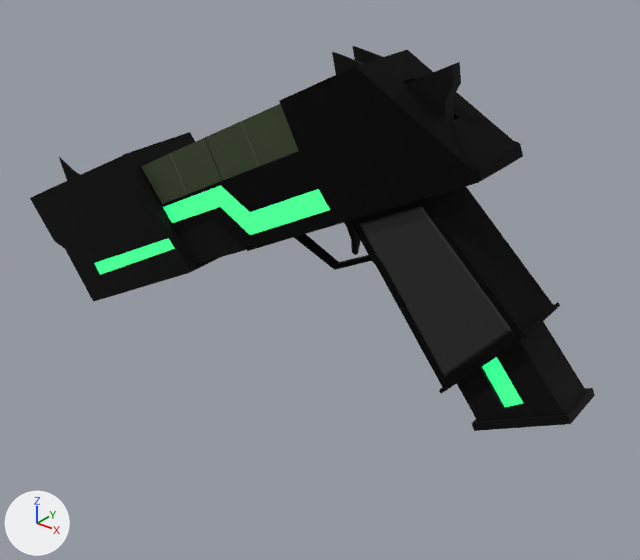
The glTF model project-source-coded/Arts/models/blaster.gltf: old version first, new version second.
The view is the same before and after, from a 50 mm lens placed at (0.218, -0.282, 0.212), pointed at (-0.009, 0.003, 0.035). Arrows for +X, +Y and +Z are at lower left; the lights stay in place. Where no turn or scale is listed for an object, it has been applied to the vertices. Vertices at the same position are counted once.

The first picture shows 'polySurface9_blinn1_0', 'polySurface9_blinn2_0', 'polySurface9_blinn3_0', 'polySurface9_phong1_0', 'polySurface9_phong2_0'.
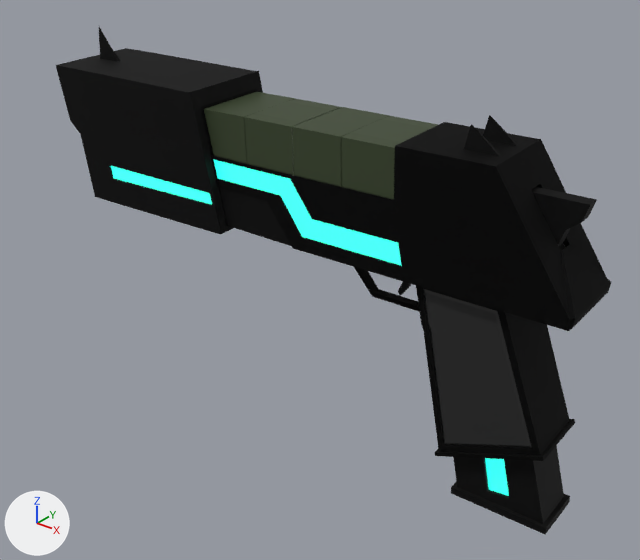
Where the newer file only moved an object's origin or applied its transform, the numbers keep the older frame.

Pixel boxes [x1, y1, x2, y2] of what changed, in the pictures (640 x 560 px):
'polySurface9_blinn1_0', mesh turned: before [138, 46, 560, 394]; after [201, 89, 611, 461]
'polySurface9_blinn2_0', mesh turned: before [30, 46, 595, 431]; after [56, 27, 597, 534]
'polySurface9_phong1_0', mesh turned: before [359, 206, 512, 377]; after [423, 289, 532, 448]
'polySurface9_phong2_0', mesh turned: before [141, 104, 299, 204]; after [204, 92, 438, 199]
'polySurface9_blinn3_0', recoloured, mesh turned: before [94, 185, 523, 407]; after [111, 160, 509, 496]

Diff of the bpy script that builds the scene:
```diff
--- a/project-source-coded/Arts/models/blaster.gltf.py
+++ b/project-source-coded/Arts/models/blaster.gltf.py
@@ mat_blinn3 @@
 mat_blinn3.roughness = 0.584
-mat_blinn3.emission_color = (0.0, 1.0, 0.306)  # green #00ff96
+mat_blinn3.emission_color = (0.0, 1.0, 0.956)  # cyan #00fffa
 mat_blinn3.emission_strength = 1.0
@@ me_mesh_0 @@
 me_mesh_0.from_pydata(...)  # 387 vertices, 704 faces; spans x -0.183..0.12, y -0.03..0.018, z -0.005..0.143
 # used by ob_polysurface9_blinn2_0; location = (0.0, 0.0, 0.0)
+# me_mesh_0 part 1: the whole mesh is turned 26.3 degrees about the y axis through the mesh origin
 me_mesh_0.materials.append(mat_blinn2)
@@ me_mesh_1 @@
 me_mesh_1.from_pydata(...)  # 32 vertices, 20 faces; spans x -0.137..0.1, y -0.027..0.017, z 0.013..0.09
 # used by ob_polysurface9_blinn3_0; location = (0.0, 0.0, 0.0)
+# me_mesh_1 part 2: the whole mesh is turned 26.3 degrees about the y axis through the mesh origin
 me_mesh_1.materials.append(mat_blinn3)
@@ me_mesh_2 @@
 me_mesh_2.from_pydata(...)  # 602 vertices, 1043 faces; spans x -0.189..0.1, y -0.023..0.019, z 0.0..0.142
 # used by ob_polysurface9_blinn1_0; location = (0.0, 0.0, 0.0)
+# me_mesh_2 part 3: the whole mesh is turned 26.3 degrees about the y axis through the mesh origin
 me_mesh_2.materials.append(mat_blinn1)
@@ me_mesh_3 @@
 me_mesh_3.from_pydata(...)  # 99 vertices, 168 faces; spans x -0.0982..-0.0016, y -0.0223..0.0149, z 0.0616..0.122
 # used by ob_polysurface9_phong2_0; location = (0.0, 0.0, 0.0)
+# me_mesh_3 part 4: the whole mesh is turned 26.3 degrees about the y axis through the mesh origin
 me_mesh_3.materials.append(mat_phong2)
@@ me_mesh_4 @@
 me_mesh_4.from_pydata(...)  # 32 vertices, 44 faces; spans x 0.0234..0.0941, y -0.015..0.0155, z 0.021..0.0918
 # used by ob_polysurface9_phong1_0; location = (0.0, 0.0, 0.0)
+# me_mesh_4 part 5: the whole mesh is turned 26.3 degrees about the y axis through the mesh origin
 me_mesh_4.materials.append(mat_phong1)
```
